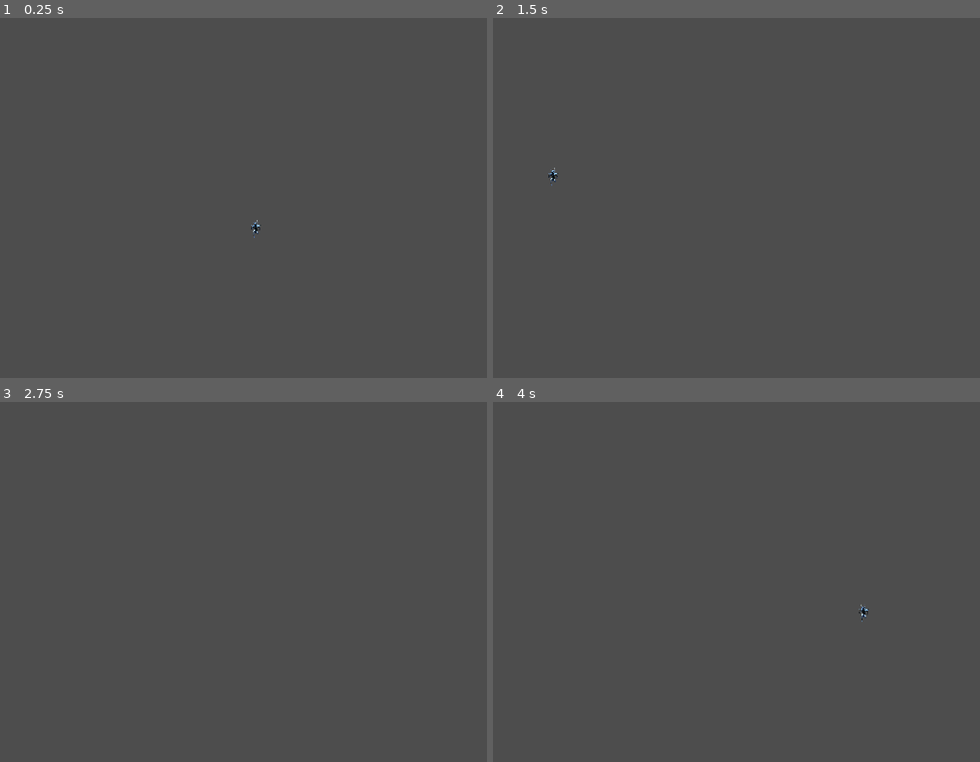
Above: before the commit, frames 1-4 (two rows, left to right).
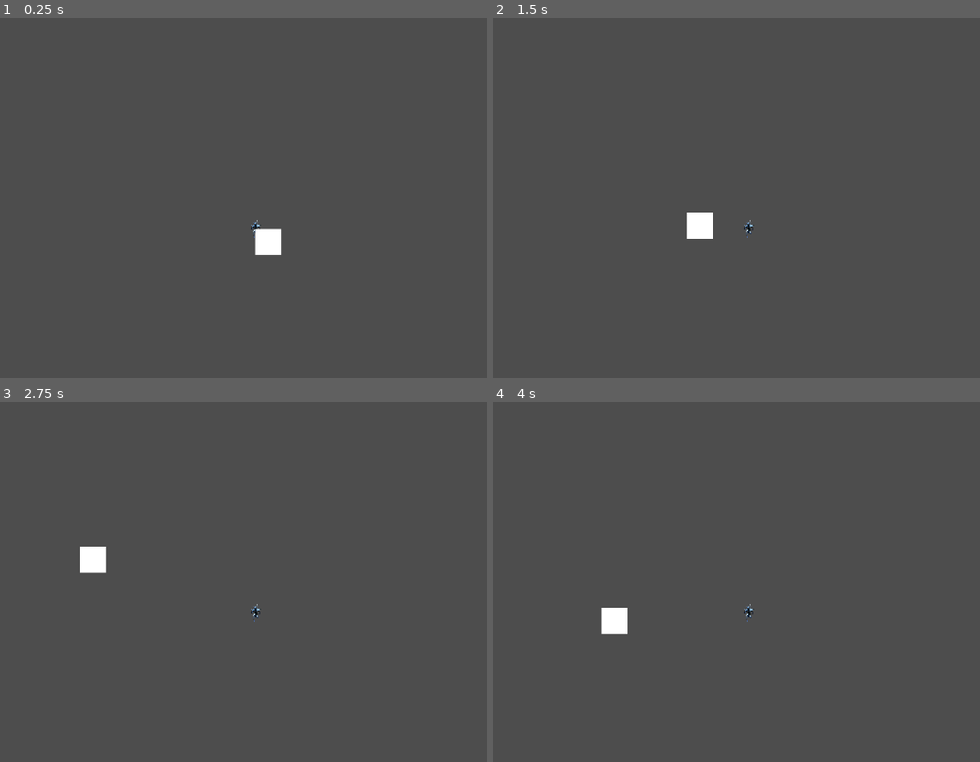
Above: after the commit, the same moments.

Repository: ThirdBlockStudios/Swarm
Game: Godot game, scene res://Scenes/world.tscn
The game is run twice, just before and just after one commit, with the same random seed, the same clock (stepped at 60 frames per second) and the same inputs.
Inputs (mouse positions are in pixels of both pictures, inside the frame that each line leads up to):
- Up to frame 1 (0.25 s): no input
- Up to frame 2 (1.5 s): tap Enter at 0.5 s; move the mouse to (911, 208) at 0.52 s; hold Right (ui_right) 0.53-1.28 s; hold Space (center_camera) 0.53-1.28 s; tap Middle mouse button (pan_with_mouse) at 0.8, 1.35 s; move the mouse to (600, 248) at 1.27 s; hold Down (ui_down) from 1.28 s (still down)
- Up to frame 3 (2.75 s): tap Shift (shift) at 1.55 s; move the mouse to (331, 520) at 2.02 s; release Down (ui_down) at 2.03 s; hold Right (ui_right) from 2.03 s (still down); hold Shift (shift) from 2.03 s (still down); tap Mouse wheel down (zoom_in) at 2.3 s
- Up to frame 4 (4 s): move the mouse to (712, 697) at 2.77 s; release Right (ui_right) at 2.78 s; release Shift (shift) at 2.78 s; hold Up (ui_up) 2.78-3.53 s; tap Mouse wheel down (zoom_in) at 2.85 s; tap Mouse wheel up (zoom_out) at 3.05, 3.6 s; move the mouse to (975, 675) at 3.52 s; hold Left (ui_left) from 3.53 s (still down); hold Space (center_camera) from 3.53 s (still down)

The runs differ from the first frame. In frame 1, 0.4% of the frame differs, in the area x 52-58%, y 58-66%; in frame 2, 0.5%; in frame 3, 0.4%; in frame 4, 0.5%, in the area x 22-78%, y 56-65%.

Commit message:
[Movement] added player movement

Diff:
--- a/Scenes/Components/Attack.gd
+++ b/Scenes/Components/Attack.gd
@@ -1,4 +1,6 @@
 class_name Attack
 extends Object
 
-var attack_damage: int
+var attack_damage: float
+var attack_position: float
+var knockback_force: Vector2
--- /dev/null
+++ b/Scenes/Components/CameraComponent.tscn
@@ -0,0 +1,6 @@
+[gd_scene load_steps=2 format=3 uid="uid://cjbjyvwyg0lwn"]
+
+[ext_resource type="Script" path="res://Scenes/Components/camera.gd" id="1_n6y8v"]
+
+[node name="Camera" type="Camera2D"]
+script = ExtResource("1_n6y8v")
--- a/Scenes/Components/HealthComponent.gd
+++ b/Scenes/Components/HealthComponent.gd
@@ -5,10 +5,10 @@
 var health: int
 
 func _ready():
-    health = MAX_HEALTH
+	health = MAX_HEALTH
 
 func damage(attack: Attack):
-    health -= attack.attack_damage
+	health -= attack.attack_damage
 
-    if health <= 0:
-        get_parent().queue_free()
+	if health <= 0:
+		get_parent().queue_free()
--- a/Scenes/Components/HitBoxComponent.gd
+++ b/Scenes/Components/HitBoxComponent.gd
@@ -4,8 +4,8 @@
 @export var health_component: HealthComponent
 
 func ready():
-    pass
+	pass
 
 func damage(attack: Attack):
-    if health_component:
-        health_component.damage(attack)
+	if health_component:
+		health_component.damage(attack)
--- /dev/null
+++ b/Scenes/Components/camera.gd
@@ -0,0 +1,55 @@
+extends Camera2D
+
+
+@export var pan_speed: float = 400
+@export var pannable:= true
+@export var locked:= true
+
+
+# Camera Variables
+var zoom_speed = 0.1
+var panning = false
+
+
+func _process(delta: float):
+
+	if not locked:
+		var direction = Vector2.ZERO
+		var speed_factor = 1
+		if Input.is_action_pressed("ui_left"):
+			direction += Vector2.LEFT
+		if Input.is_action_pressed("ui_right"):
+			direction += Vector2.RIGHT
+		if Input.is_action_pressed("ui_down"):
+			direction += Vector2.DOWN
+		if Input.is_action_pressed("ui_up"):
+			direction += Vector2.UP
+		if Input.is_action_pressed("shift"):
+			speed_factor = 3
+
+		if direction != Vector2.ZERO:
+			direction = direction.normalized()
+			offset += direction * pan_speed * speed_factor * delta
+
+
+func _input(event: InputEvent):
+	if event.is_action_pressed('center_camera'):
+		offset = Vector2(0, 0)
+		position = get_tree().get_first_node_in_group("player").position
+	if event.is_action_released('zoom_in'):
+		zoom_camera(-zoom_speed, event.position)
+	if event.is_action_released('zoom_out'):
+		zoom_camera(zoom_speed, event.position)
+	if pannable:
+		if event.is_action_pressed("pan_with_mouse"):
+			panning = true
+		elif event.is_action_released("pan_with_mouse"):
+			panning = false
+		if event is InputEventMouseMotion and panning == true:
+			offset -= event.relative / zoom
+
+
+func zoom_camera(zoom_factor, mouse_position):
+	var viewport_size = get_viewport().size
+	var previous_zoom = zoom
+	zoom += zoom * zoom_factor
--- a/Scenes/camera.gd
+++ /dev/null
@@ -1,50 +0,0 @@
-extends Camera2D
-
-
-@export var pan_speed: float = 400
-
-
-# Camera Variables
-var zoom_speed = 0.1
-var panning = false
-
-
-func _process(delta: float):
-    var direction = Vector2.ZERO
-    var speed_factor = 1
-    if Input.is_action_pressed("ui_left"):
-        direction += Vector2.LEFT
-    if Input.is_action_pressed("ui_right"):
-        direction += Vector2.RIGHT
-    if Input.is_action_pressed("ui_down"):
-        direction += Vector2.DOWN
-    if Input.is_action_pressed("ui_up"):
-        direction += Vector2.UP
-    if Input.is_action_pressed("shift"):
-        speed_factor = 3
-
-    if direction != Vector2.ZERO:
-        direction = direction.normalized()
-        offset += direction * pan_speed * speed_factor * delta
-
-
-func _input(event: InputEvent):
-    if event.is_action_pressed('center_camera'):
-        offset = Vector2(0, 0)
-        position = get_tree().get_first_node_in_group("player").position
-    if event.is_action_released('zoom_in'):
-        zoom_camera(-zoom_speed, event.position)
-    if event.is_action_released('zoom_out'):
-        zoom_camera(zoom_speed, event.position)
-    if event.is_action_pressed("pan_with_mouse"):
-        panning = true
-    elif event.is_action_released("pan_with_mouse"):
-        panning = false
-    if event is InputEventMouseMotion and panning == true:
-        offset -= event.relative
-
-
-func zoom_camera(zoom_factor, mouse_position):
-    var viewport_size = get_viewport().size
-    var previous_zoom = zoom
-    zoom += zoom * zoom_factor
--- /dev/null
+++ b/Scenes/player.gd
@@ -0,0 +1,22 @@
+extends Node2D
+
+@export var movement_speed = 125
+func _process(delta: float):
+
+
+	var direction = Vector2.ZERO
+	var speed_factor = 1
+	if Input.is_action_pressed("ui_left"):
+		direction += Vector2.LEFT
+	if Input.is_action_pressed("ui_right"):
+		direction += Vector2.RIGHT
+	if Input.is_action_pressed("ui_down"):
+		direction += Vector2.DOWN
+	if Input.is_action_pressed("ui_up"):
+		direction += Vector2.UP
+	if Input.is_action_pressed("shift"):
+		speed_factor = 2
+
+	if direction != Vector2.ZERO:
+		direction = direction.normalized()
+		position += direction * movement_speed * speed_factor * delta
--- a/Scenes/player.tscn
+++ b/Scenes/player.tscn
@@ -1,10 +1,12 @@
-[gd_scene load_steps=8 format=3 uid="uid://dviiwyo761dgx"]
+[gd_scene load_steps=10 format=3 uid="uid://dviiwyo761dgx"]
 
+[ext_resource type="Script" path="res://Scenes/player.gd" id="1_6o530"]
 [ext_resource type="Texture2D" uid="uid://de1vbha57kr22" path="res://Assets/HornCharacterSprite_Run_1.png" id="1_sqevx"]
 [ext_resource type="Texture2D" uid="uid://dgb0o7nwnmnv7" path="res://Assets/HornCharacterSprite_Run_2.png" id="2_ddp7d"]
 [ext_resource type="Texture2D" uid="uid://benl5ha0ly46c" path="res://Assets/HornCharacterSprite.png" id="3_1s8cv"]
 [ext_resource type="PackedScene" uid="uid://c1mcvhne8ikgy" path="res://Scenes/Components/HealthComponent.tscn" id="4_83hue"]
 [ext_resource type="PackedScene" uid="uid://sn63rjd17uqg" path="res://Scenes/Components/HitBoxComponent.tscn" id="5_t6gld"]
+[ext_resource type="PackedScene" uid="uid://cjbjyvwyg0lwn" path="res://Scenes/Components/CameraComponent.tscn" id="6_jcipa"]
 
 [sub_resource type="SpriteFrames" id="SpriteFrames_rae78"]
 animations = [{
@@ -32,6 +34,7 @@
 radius = 7.0
 
 [node name="Player" type="Node2D"]
+script = ExtResource("1_6o530")
 
 [node name="AnimatedSprite2D" type="AnimatedSprite2D" parent="."]
 scale = Vector2(0.05, 0.05)
@@ -46,3 +49,6 @@
 
 [node name="CollisionShape2D" type="CollisionShape2D" parent="HitBoxComponent"]
 shape = SubResource("CapsuleShape2D_8nn7c")
+
+[node name="Camera" parent="." instance=ExtResource("6_jcipa")]
+script = null
--- a/Scenes/world.tscn
+++ b/Scenes/world.tscn
@@ -1,11 +1,11 @@
-[gd_scene load_steps=3 format=3 uid="uid://b430qdm485lq6"]
+[gd_scene load_steps=2 format=3 uid="uid://b430qdm485lq6"]
 
 [ext_resource type="PackedScene" uid="uid://dviiwyo761dgx" path="res://Scenes/player.tscn" id="1_1mcqw"]
-[ext_resource type="Script" path="res://Scenes/camera.gd" id="1_6e6v2"]
 
 [node name="World" type="Node2D"]
 
-[node name="Camera" type="Camera2D" parent="."]
-script = ExtResource("1_6e6v2")
+[node name="Player" parent="." groups=["player"] instance=ExtResource("1_1mcqw")]
 
-[node name="Player" parent="." groups=["player"] instance=ExtResource("1_1mcqw")]
+[node name="ColorRect" type="ColorRect" parent="."]
+offset_right = 40.0
+offset_bottom = 40.0
